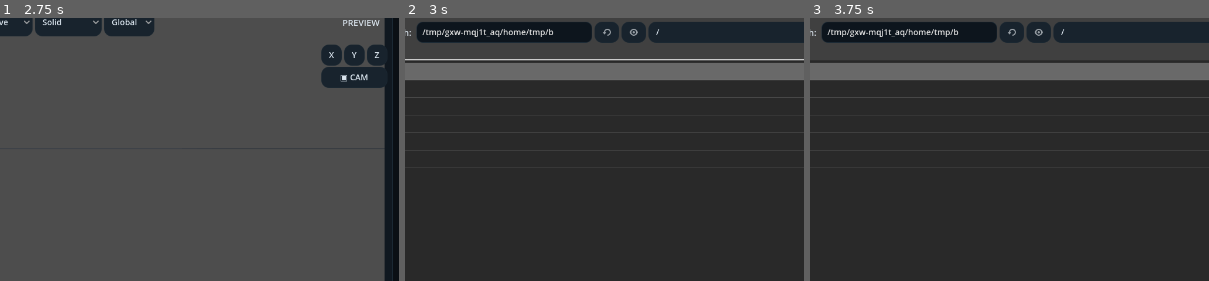
Above: before the commit, frames 1-3 (left to right).
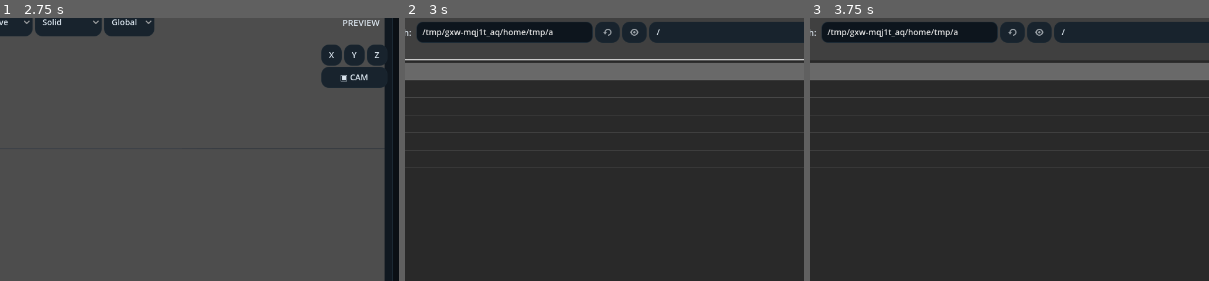
Above: after the commit, the same moments.

Repository: Onnevan/Kabuki
Game: Godot game, scene res://editor/main.tscn
Two runs of this game, one before a commit and one after it. Both use one fixed random seed, a clock stepped at 60 frames per second and the inputs below.
Inputs (mouse positions are % of the whole screen's width and height, from its top left):
- Up to frame 1 (2.75 s): click "↶" at 0.5 s; click "↷" at 1.25 s; click "Open" at 2 s
- Up to frame 2 (3 s): click "＋ Import" at 2.75 s
- Up to frame 3 (3.75 s): click (37, 77) at 3.52 s; type "12" at 3.6 s
The pictures show only the part of the screen within x 27-77%, y 15-65%; the shares and areas given below are measured in that part.

Frame 1 is identical in both runs. In frame 2, 0.1% of the frame differs, in the area x 36-64%, y 3-8%; in frame 3, 0.1%.

Commit message:
Honor local playback range during scene evaluation

Diff:
--- a/paint/drawing_data.gd
+++ b/paint/drawing_data.gd
@@ -21,24 +21,24 @@
 var playback_speed := 1.0
 
 func map_scene_frame(scene_frame: int) -> int:
-	var duration: int = maxi(1, local_duration)
+	var clip_start: int = clampi(local_playback_start, 0, maxi(0, local_duration - 1))
+	var clip_end: int = clampi(local_playback_end, clip_start, maxi(0, local_duration - 1))
+	var duration: int = maxi(1, clip_end - clip_start + 1)
 	var elapsed: int = maxi(0, scene_frame - scene_start)
 	var scaled: int = int(floor(float(elapsed) * playback_speed))
 	match playback_mode:
 		"loop":
-			return scaled % duration
+			return clip_start + (scaled % duration)
 		"ping_pong":
-			if duration <= 1: return 0
+			if duration <= 1: return clip_start
 			var period: int = (duration - 1) * 2
 			var phase: int = scaled % period
-			return phase if phase < duration else period - phase
+			return clip_start + (phase if phase < duration else period - phase)
 		"reverse":
-			return maxi(0, duration - 1 - (scaled % duration))
-		"hold":
-			return mini(scaled, duration - 1)
-		"once":
-			return mini(scaled, duration - 1)
-	return scaled % duration
+			return clip_end - (scaled % duration)
+		"hold", "once":
+			return mini(clip_start + scaled, clip_end)
+	return clip_start + (scaled % duration)
 
 func set_local_frame(frame: int) -> void:
 	local_frame = clampi(frame, 0, maxi(0, local_duration - 1))
